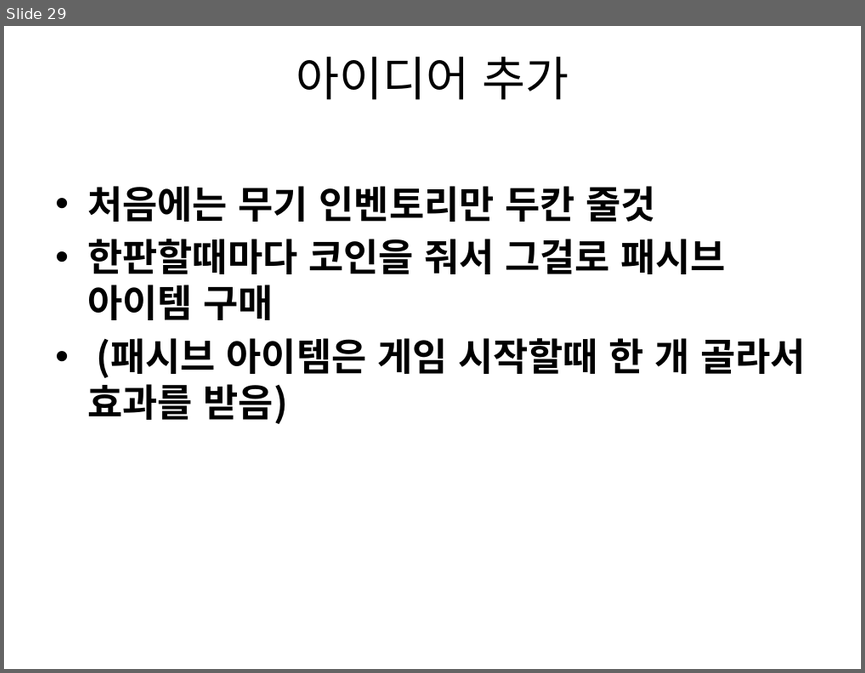
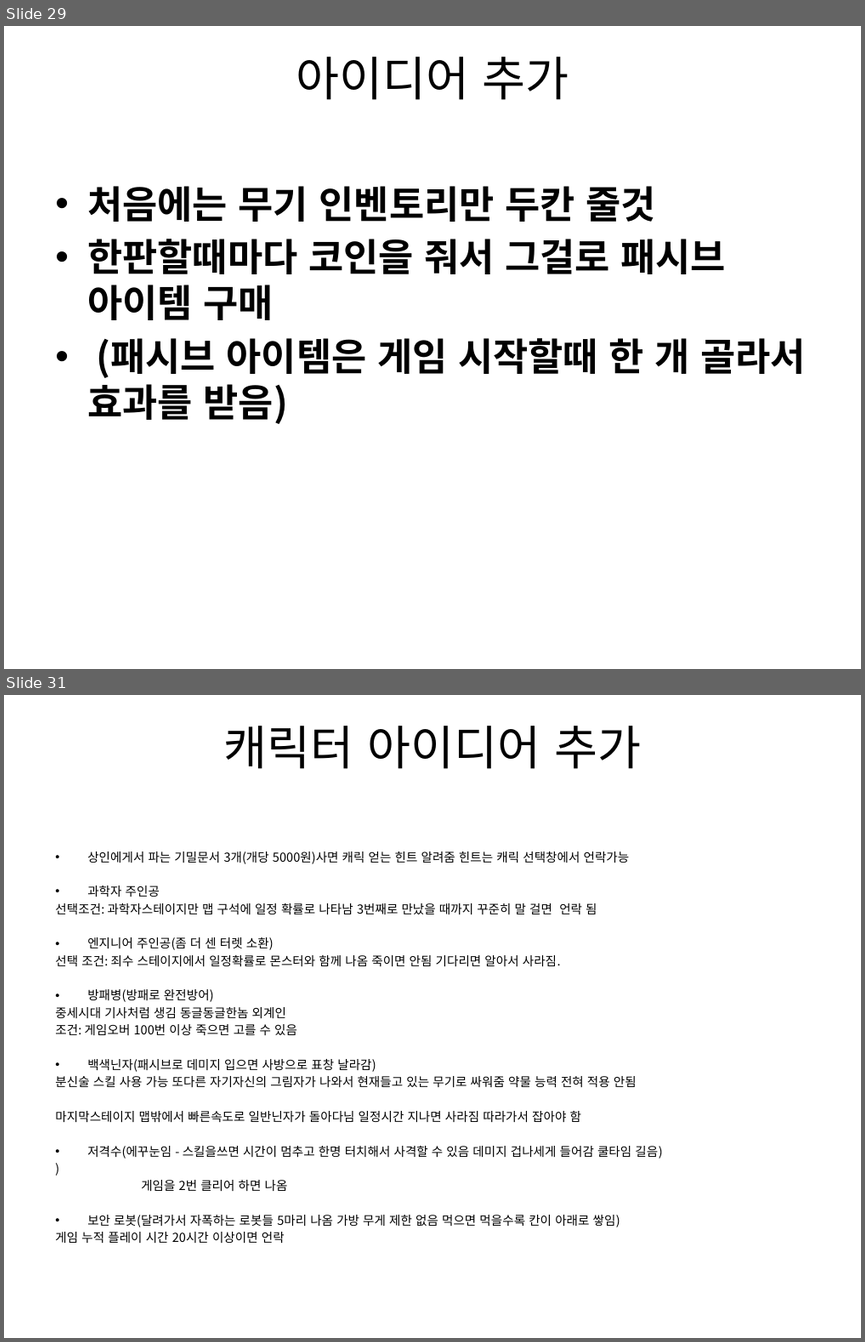
Before and after one commit to gkdlgndpdu/EscapeJail, a slide deck: EscapeJail/Assets/기획/스테이지1기획.pptx. Shown one above the other, each under a label of ours: slide 29 before the commit, slides 29 and 31 after it; the slides between them are not shown. The pictures are 865x673 and 865x1342 pixels, drawn with LibreOffice and Linux fonts; fonts in the diff are those of the drawing. Boxes give left, top, right and bottom in pixels: in the first picture for what was removed or moved away, otherwise in the second. Text is boxed around its words. In the diff, an @@ line names an element or a change of style, - is before the commit and + after.

Commit message:
게임제목과 캐릭터 추가할거 기획추가

```diff
--- a/EscapeJail/Assets/기획/스테이지1기획.pptx
+++ b/EscapeJail/Assets/기획/스테이지1기획.pptx
@@ slide 31 added at (4, 695, 861, 1338), background #FFFFFF @@
@@ title added at (224, 726, 641, 769), 39.6 pt, text #000000 @@
+캐릭터 아이디어 추가
@@ text added at (55, 851, 662, 1242), 10.4 pt, text #000000 @@
+• 상인에게서 파는 기밀문서 3개(개당 5000원)사면 캐릭 얻는 힌트 알려줌 힌트는 캐릭 선택창에서 언락가능
+• 과학자 주인공
+선택조건: 과학자스테이지만 맵 구석에 일정 확률로 나타남 3번째로 만났을 때까지 꾸준히 말 걸면 언락 됨
+• 엔지니어 주인공(좀 더 센 터렛 소환)
+선택 조건: 죄수 스테이지에서 일정확률로 몬스터와 함께 나옴 죽이면 안됨 기다리면 알아서 사라짐.
+• 방패병(방패로 완전방어)
+중세시대 기사처럼 생김 동글동글한놈 외계인
+조건: 게임오버 100번 이상 죽으면 고를 수 있음
+• 백색닌자(패시브로 데미지 입으면 사방으로 표창 날라감)
+분신술 스킬 사용 가능 또다른 자기자신의 그림자가 나와서 현재들고 있는 무기로 싸워줌 약물 능력 전혀 적용 안됨
+마지막스테이지 맵밖에서 빠른속도로 일반닌자가 돌아다님 일정시간 지나면 사라짐 따라가서 잡아야 함
+• 저격수(에꾸눈임 - 스킬을쓰면 시간이 멈추고 한명 터치해서 사격할 수 있음 데미지 겁나세게 들어감 쿨타임 길음)
+)
+게임을 2번 클리어 하면 나옴
+• 보안 로봇(달려가서 자폭하는 로봇들 5마리 나옴 가방 무게 제한 없음 먹으면 먹을수록 칸이 아래로 쌓임)
+게임 누적 플레이 시간 20시간 이상이면 언락
```
Also in this commit, not shown: 1 other slide added.
